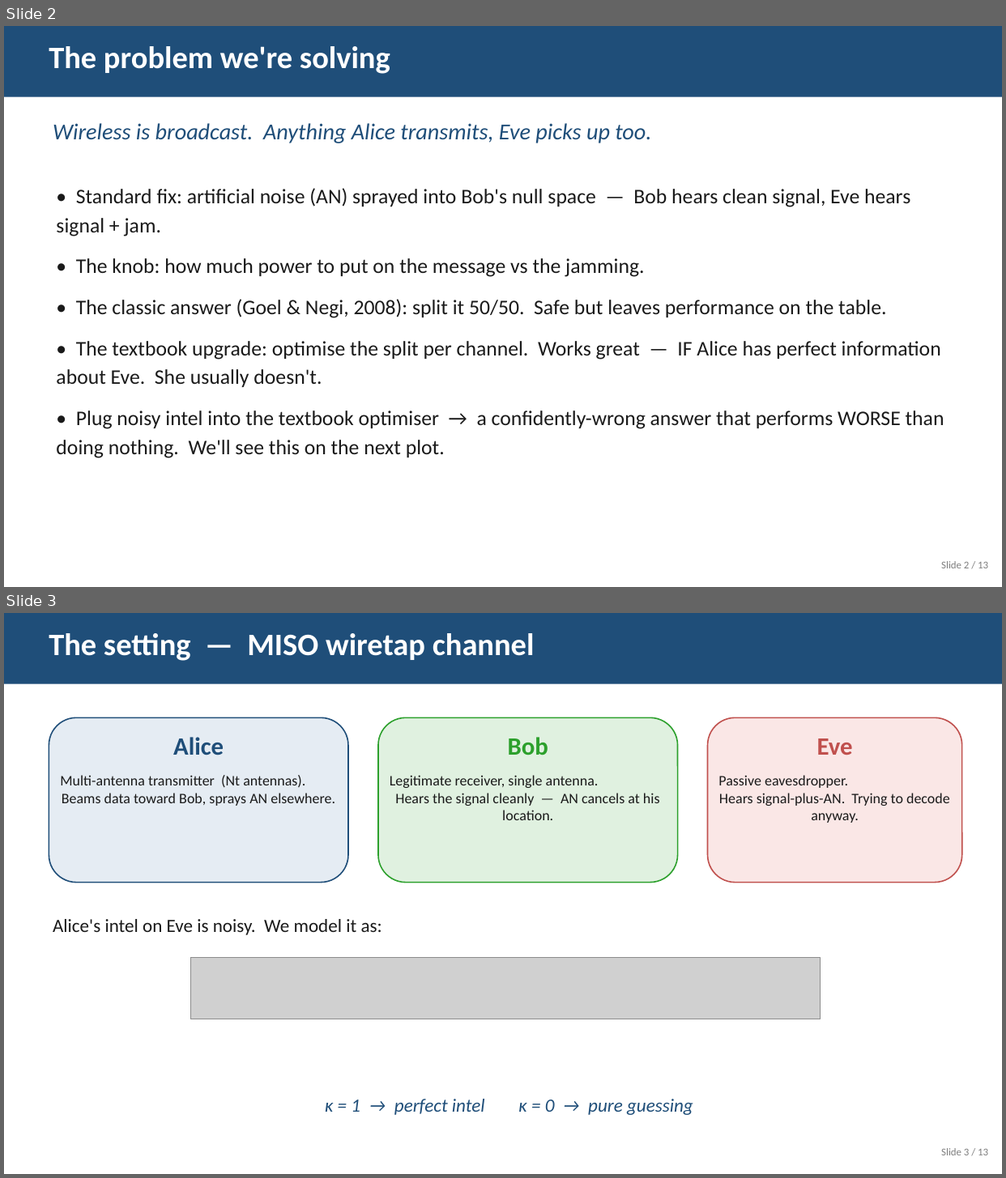
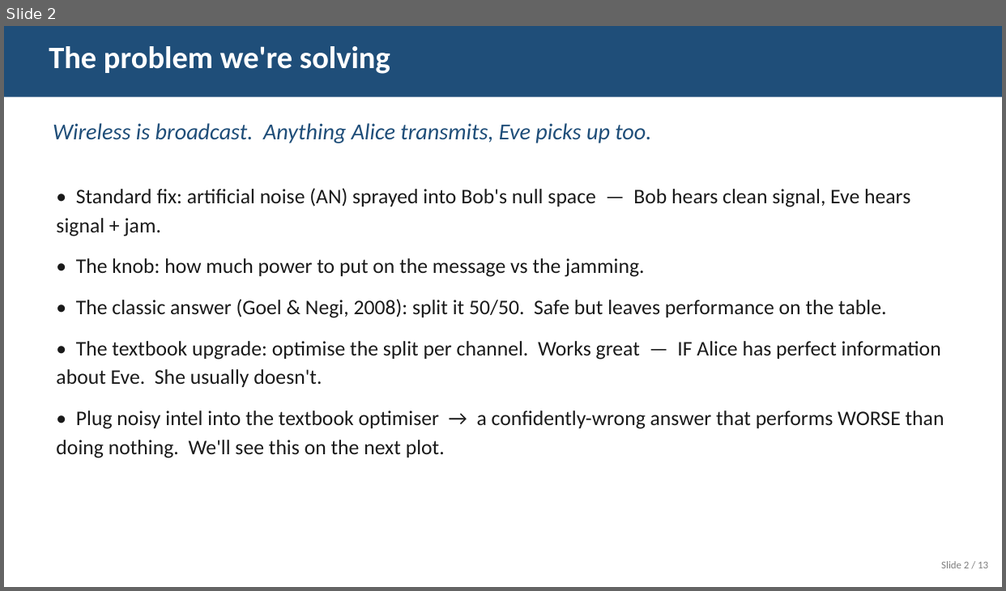
Before and after one commit to kryptbakar/DQN-Enhanced-Adaptive-Artificial-Noise-Power-Allocation, a slide deck: report/slides.pptx. Shown one above the other, each under a label of ours: slides 2 and 3 before the commit, slide 2 after it. The pictures are 1006x1178 and 1006x591 pixels, drawn with LibreOffice and Linux fonts; fonts in the diff are those of the drawing; grey boxes stand for pictures. Boxes give left, top, right and bottom in pixels: in the first picture for what was removed or moved away, otherwise in the second. Text is boxed around its words. In the diff, an @@ line names an element or a change of style, - is before the commit and + after.

```diff
--- a/report/slides.pptx
+++ b/report/slides.pptx
@@ slide 3 removed at (x1=4, y1=613, x2=1002, y2=1174), background #FFFFFF @@
@@ rectangle removed at (x1=4, y1=613, x2=1002, y2=684) @@
@@ text removed at (x1=49, y1=633, x2=535, y2=661) @@
-The setting — MISO wiretap channel
@@ rounded rectangle removed at (x1=49, y1=717, x2=348, y2=883) @@
@@ rounded rectangle removed at (x1=378, y1=717, x2=678, y2=883) @@
@@ rounded rectangle removed at (x1=708, y1=717, x2=962, y2=883) @@
@@ text removed at (x1=173, y1=737, x2=224, y2=756) @@
-Alice
@@ text removed at (x1=508, y1=737, x2=548, y2=755) @@
-Bob
@@ text removed at (x1=817, y1=739, x2=853, y2=755) @@
-Eve
@@ text removed at (x1=60, y1=775, x2=335, y2=806) @@
-Multi-antenna transmitter (Nt antennas).
-Beams data toward Bob, sprays AN elsewhere.
@@ text removed at (x1=390, y1=775, x2=660, y2=820) @@
-Legitimate receiver, single antenna.
-Hears the signal cleanly — AN cancels at his location.
@@ text removed at (x1=718, y1=775, x2=950, y2=823) @@
-Passive eavesdropper.
-Hears signal-plus-AN. Trying to decode anyway.
@@ text removed at (x1=53, y1=919, x2=382, y2=935) @@
-Alice's intel on Eve is noisy. We model it as:
@@ picture removed at (x1=191, y1=957, x2=820, y2=1020) @@
@@ text removed at (x1=325, y1=1099, x2=693, y2=1115) @@
-κ = 1 → perfect intel κ = 0 → pure guessing
@@ text removed at (x1=941, y1=1148, x2=988, y2=1156) @@
-Slide 3 / 13
```
Also in this commit, not shown: 1 slide changed, 1 slide added, 6 other files.
